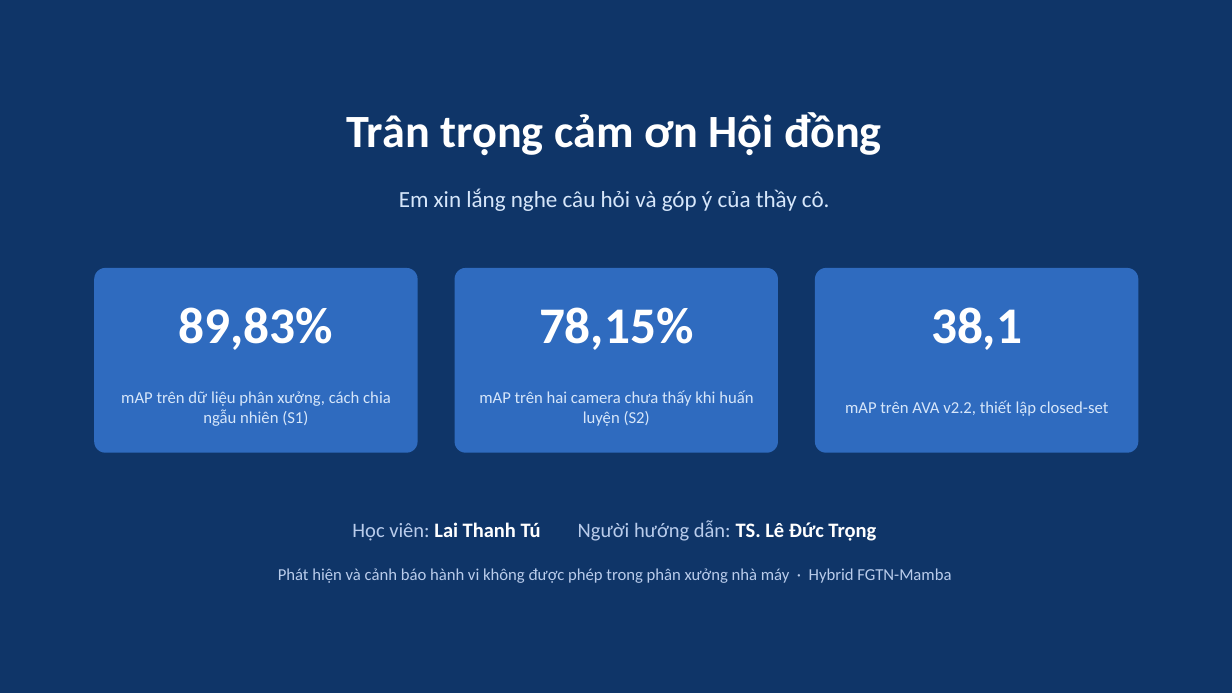
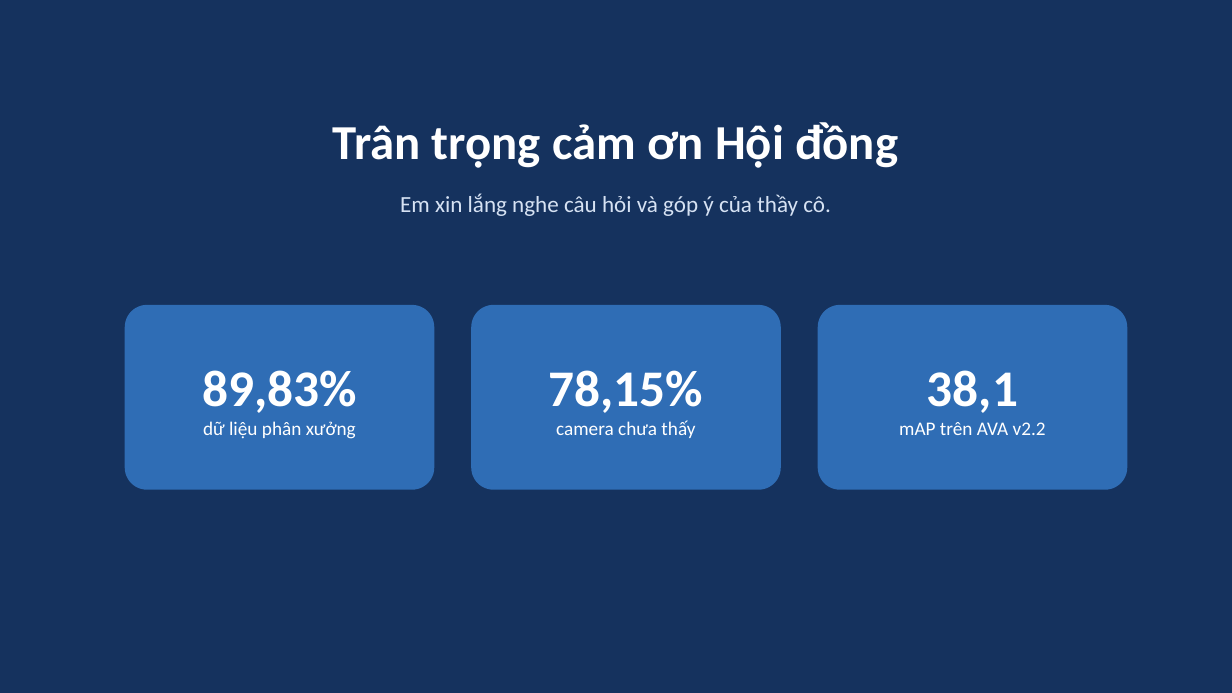
Before and after one commit to tultstc/LuanVan, a slide deck: slide 19 of Slide_LuanVan_LaiThanhTu.pptx. Drawn at 1232x693 pixels with LibreOffice and Linux fonts; fonts in the diff are those of the drawing. Boxes give left, top, right and bottom in pixels: in the first picture for what was removed or moved away, otherwise in the second. Text is boxed around its words. In the diff, an @@ line names an element or a change of style, - is before the commit and + after.

Commit message:
docs(ho-so): đồng bộ tài liệu bảo vệ và loại bản cũ
Lưu slide bảo vệ, bản PDF luận văn và phiếu nhận xét đã xác nhận; bỏ hai tài liệu cũ để thống nhất hồ sơ hiện hành.

```diff
--- a/Slide_LuanVan_LaiThanhTu.pptx
+++ b/Slide_LuanVan_LaiThanhTu.pptx
@@ background #0F3568 to #15325E @@
@@ text "Trân trọng cảm ơn Hội ...": place and size @@
-text "Trân trọng cảm ơn Hội ..." at (347, 112, 882, 156)
+text "Trân trọng cảm ơn Hội ..." at (333, 122, 898, 168)
@@ text "Trân trọng cảm ơn Hội ..." at (333, 122, 898, 168): size 36 to 38 pt; vertical alignment middle to top @@
@@ text "Em xin lắng nghe câu ..." at (400, 193, 831, 216): text colour #D6E6FA to #D6E2F3; vertical alignment middle to top @@
@@ rounded rectangle removed at (94, 268, 418, 453) @@
@@ rounded rectangle removed at (455, 268, 778, 453) @@
@@ rounded rectangle removed at (815, 268, 1139, 453) @@
@@ rounded rectangle added at (125, 305, 434, 490), fill #2F6DB5, 15 pt, text #FFFFFF @@
+89,83%
+dữ liệu phân xưởng
@@ text removed at (179, 307, 334, 350) @@
-89,83%
@@ rounded rectangle added at (471, 305, 781, 490), fill #2F6DB5, 15 pt, text #FFFFFF @@
+78,15%
+camera chưa thấy
@@ text removed at (539, 307, 694, 350) @@
-78,15%
@@ rounded rectangle "38,1": place and size @@
-rounded rectangle "38,1" at (845, 400, 1109, 416)
+rounded rectangle "38,1" at (818, 305, 1128, 490)
@@ rounded rectangle "38,1" at (818, 305, 1128, 490): fill none to #2F6DB5 @@
@@ text removed at (931, 307, 1022, 350) @@
-38,1
@@ text in rounded rectangle at (899, 370, 1046, 435): text changed; size 13 to 15 pt; text colour #D6E6FA to #FFFFFF @@
-mAP trên AVA v2.2, thiết lập closed-set
+38,1
+mAP trên AVA v2.2
@@ text removed at (121, 391, 391, 426) @@
-mAP trên dữ liệu phân xưởng, cách chia ngẫu nhiên (S1)
@@ text removed at (479, 390, 753, 426) @@
-mAP trên hai camera chưa thấy khi huấn luyện (S2)
@@ text removed at (352, 520, 876, 541) @@
-Học viên: Lai Thanh Tú Người hướng dẫn: TS. Lê Đức Trọng
@@ text removed at (278, 568, 951, 583) @@
-Phát hiện và cảnh báo hành vi không được phép trong phân xưởng nhà máy · Hybrid FGTN-Mamba
```
Also in this commit, not shown: 18 other slides changed, 4 other files.
